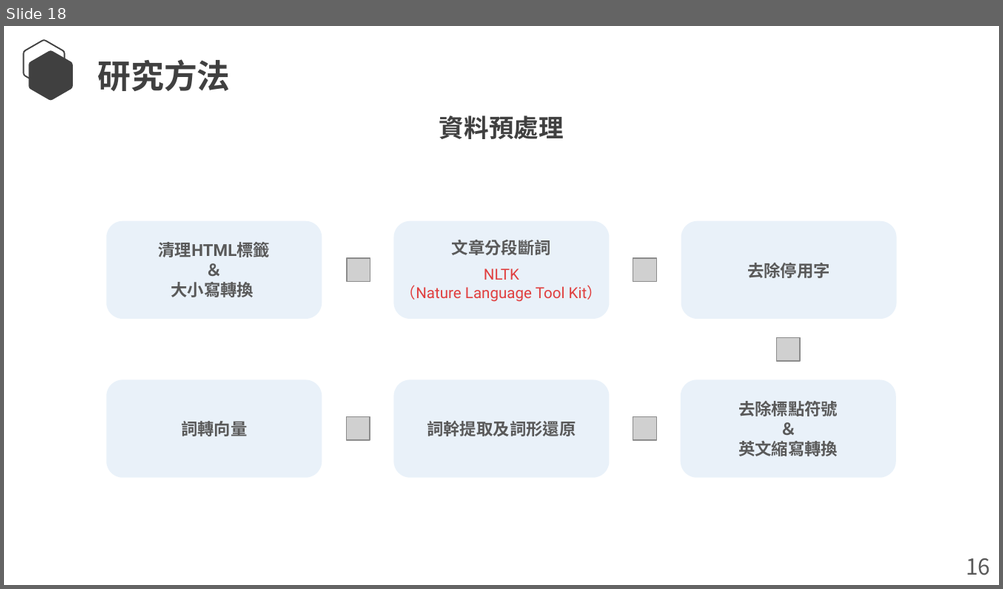
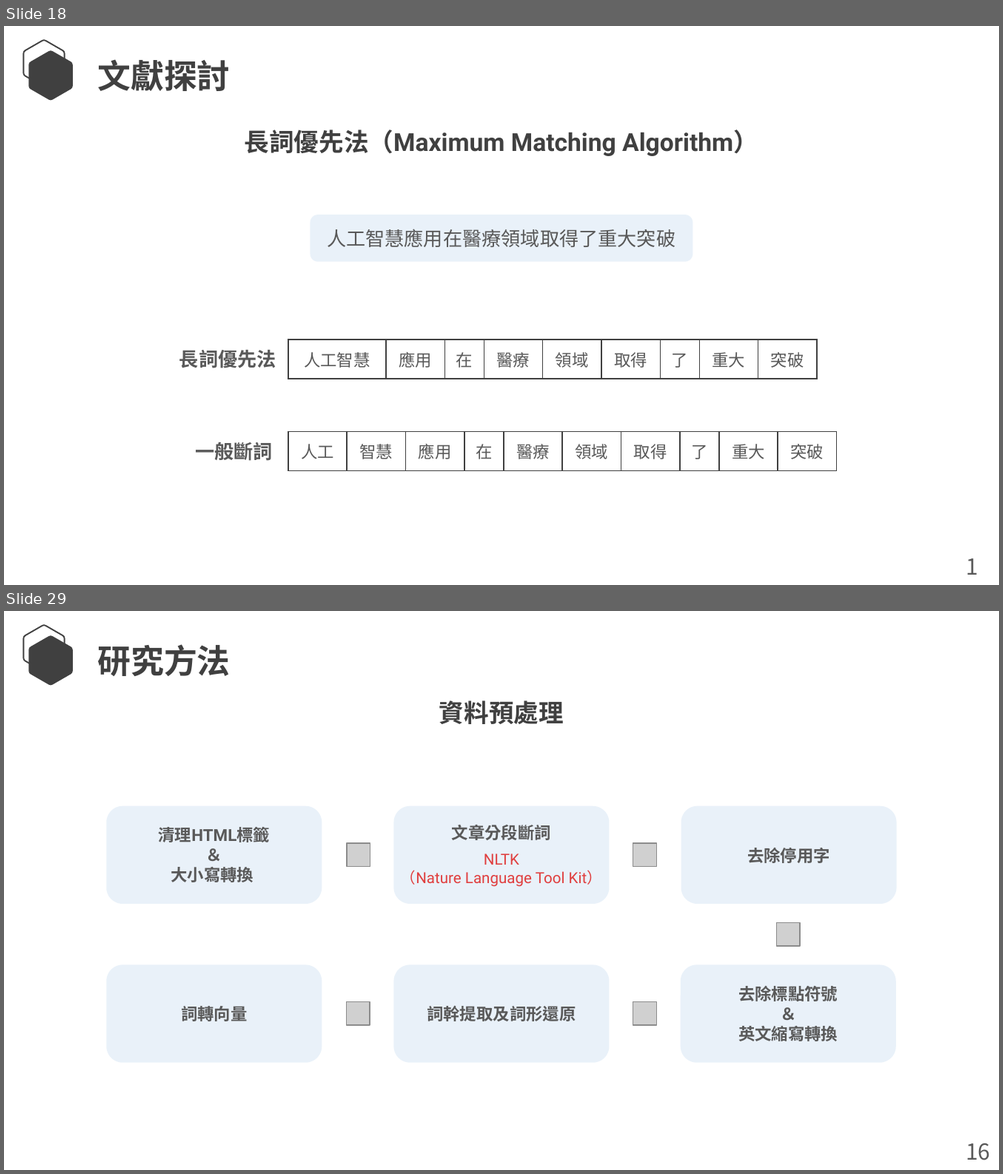
Before and after one commit to Lcwei-0708/lcwei-0708.github.io, a slide deck: data/paper/深度神經網路於中文斷詞之研究/深度神經網路於中文斷詞之研究.pptx. Shown one above the other, each under a label of ours: slide 18 before the commit, slides 18 and 29 after it; the slides between them are not shown. The pictures are 1003x589 and 1003x1174 pixels, drawn with LibreOffice and Linux fonts; fonts in the diff are those of the drawing; grey boxes stand for pictures. Boxes give left, top, right and bottom in pixels: in the first picture for what was removed or moved away, otherwise in the second. Text is boxed around its words. In the diff, an @@ line names an element or a change of style, - is before the commit and + after.

```diff
--- a/data/paper/深度神經網路於中文斷詞之研究/深度神經網路於中文斷詞之研究.pptx
+++ b/data/paper/深度神經網路於中文斷詞之研究/深度神經網路於中文斷詞之研究.pptx
@@ slide 18 added at [4,26,999,585], background #FFFFFF @@
@@ freeform shape added at [24,40,65,87], outline #404040 1 pt @@
@@ freeform shape added at [29,51,73,101], fill #404040 @@
@@ text added at [97,59,230,91], 24 pt, text #404040, bold @@
+文獻探討
@@ text added at [244,130,758,156], 18 pt, text #404040, bold @@
+長詞優先法（Maximum Matching Algorithm）
@@ rounded rectangle added at [310,215,693,262], fill #DEEBF7 at 65% opacity @@
@@ text added at [327,229,675,247], 14 pt, text #595959 @@
+人工智慧應用在醫療領域取得了重大突破
@@ text added at [179,350,276,369], 14 pt, text #595959, bold @@
+長詞優先法
@@ table added at [288,340,816,379], 1 rows, 9 columns @@
+人工智慧 | 應用 | 在 | 醫療 | 領域 | 取得 | 了 | 重大 | 突破
@@ text added at [195,443,273,461], 14 pt, text #595959, bold @@
+一般斷詞
@@ table added at [288,432,836,471], 1 rows, 10 columns @@
+人工 | 智慧 | 應用 | 在 | 醫療 | 領域 | 取得 | 了 | 重大 | 突破
@@ text added at [956,549,999,585], 16 pt, text #595959 @@
+11
@@ what was slide 18 is now slide 29 @@
```
Also in this commit, not shown: 2 slides changed, 23 other slides added, 13 slides removed, 1 other file.
